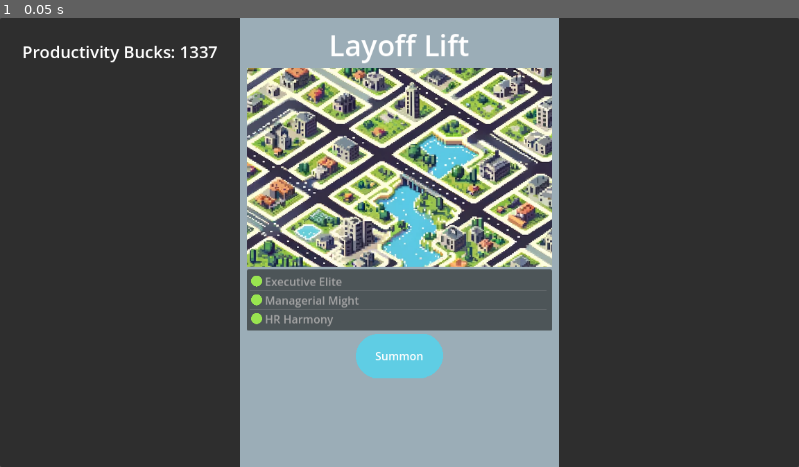
Above: before the commit, frame 1.
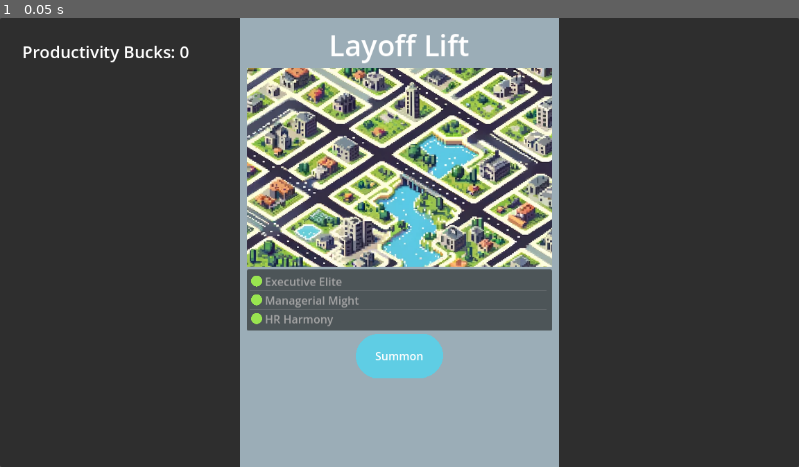
Above: after the commit, the same moment.

Repository: alourencodev/ldjam55
Game: Godot game, scene res://Screens/SelectionScreen.tscn
Two runs of this game, one before a commit and one after it. Both use one fixed random seed, a clock stepped at 60 frames per second and the inputs below. This scene is started directly instead of the project's main scene.
Inputs:
- Up to frame 1 (0.05 s): no input

The runs differ from the first frame. In frame 1, less than 0.1% of the frame differs, in the area x 22-28%, y 6-9%.

Commit message:
Display productivity bucks

Diff:
--- a/Screens/SelectionScreen.tscn
+++ b/Screens/SelectionScreen.tscn
@@ -6,6 +6,7 @@
 [ext_resource type="Script" path="res://Scripts/SummonerSelector.gd" id="4_xkktw"]
 [ext_resource type="Texture2D" uid="uid://bpx8im540veqm" path="res://Resources/BlueButtonPlaceholder.png" id="5_761m1"]
 [ext_resource type="Script" path="res://Scripts/SceneChanger.gd" id="6_eo5vs"]
+[ext_resource type="Script" path="res://Scripts/PointsLabel.gd" id="7_pcvnb"]
 
 [sub_resource type="LabelSettings" id="LabelSettings_lxgxc"]
 font_size = 42
@@ -105,6 +106,7 @@
 offset_bottom = 55.0
 text = "Productivity Bucks: 1337"
 label_settings = SubResource("LabelSettings_ain88")
+script = ExtResource("7_pcvnb")
 
 [connection signal="item_selected" from="NinePatchRect/GridContainer/TierList" to="NinePatchRect/GridContainer/TierList" method="_on_item_selected"]
 [connection signal="item_selected" from="NinePatchRect/GridContainer/TierList" to="NinePatchRect/GridContainer/TextureButton" method="_enable"]
--- /dev/null
+++ b/Scripts/PointsLabel.gd
@@ -0,0 +1,7 @@
+extends Label
+
+@export var label = "Productivity Bucks"
+
+func _ready():
+	var points = get_node("/root/Global").productivity_bucks
+	text = label + ": " + str(points)
Not shown: 1 places in Screens/SelectionScreen.tscn that only renumber resources
